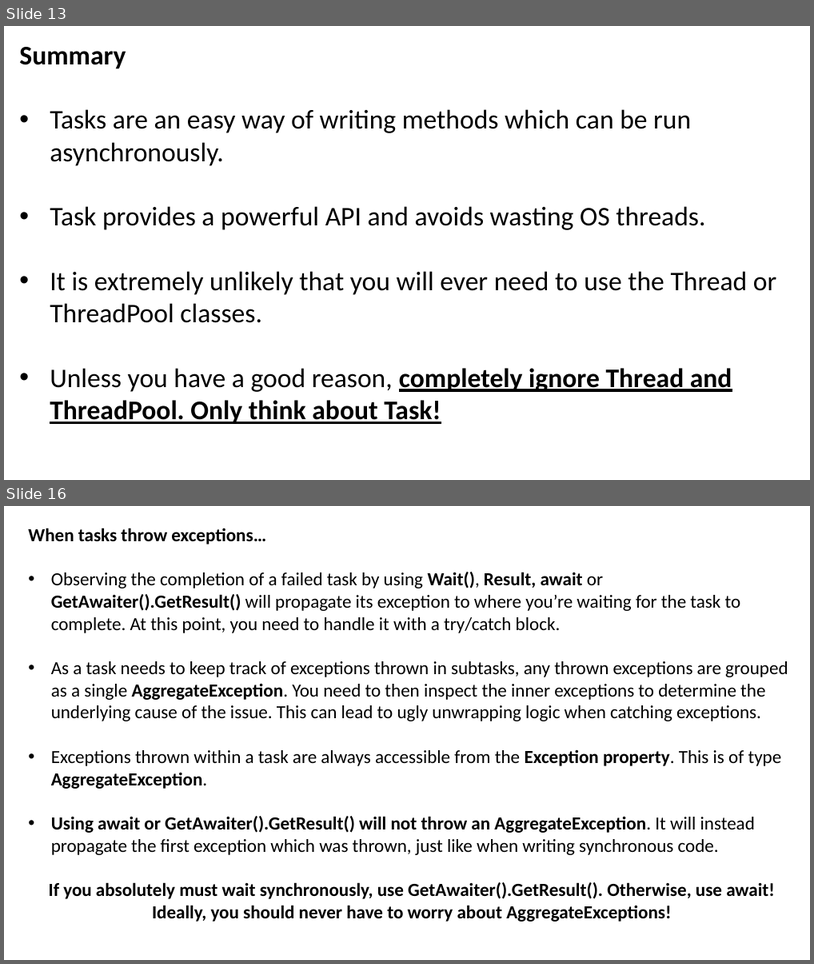
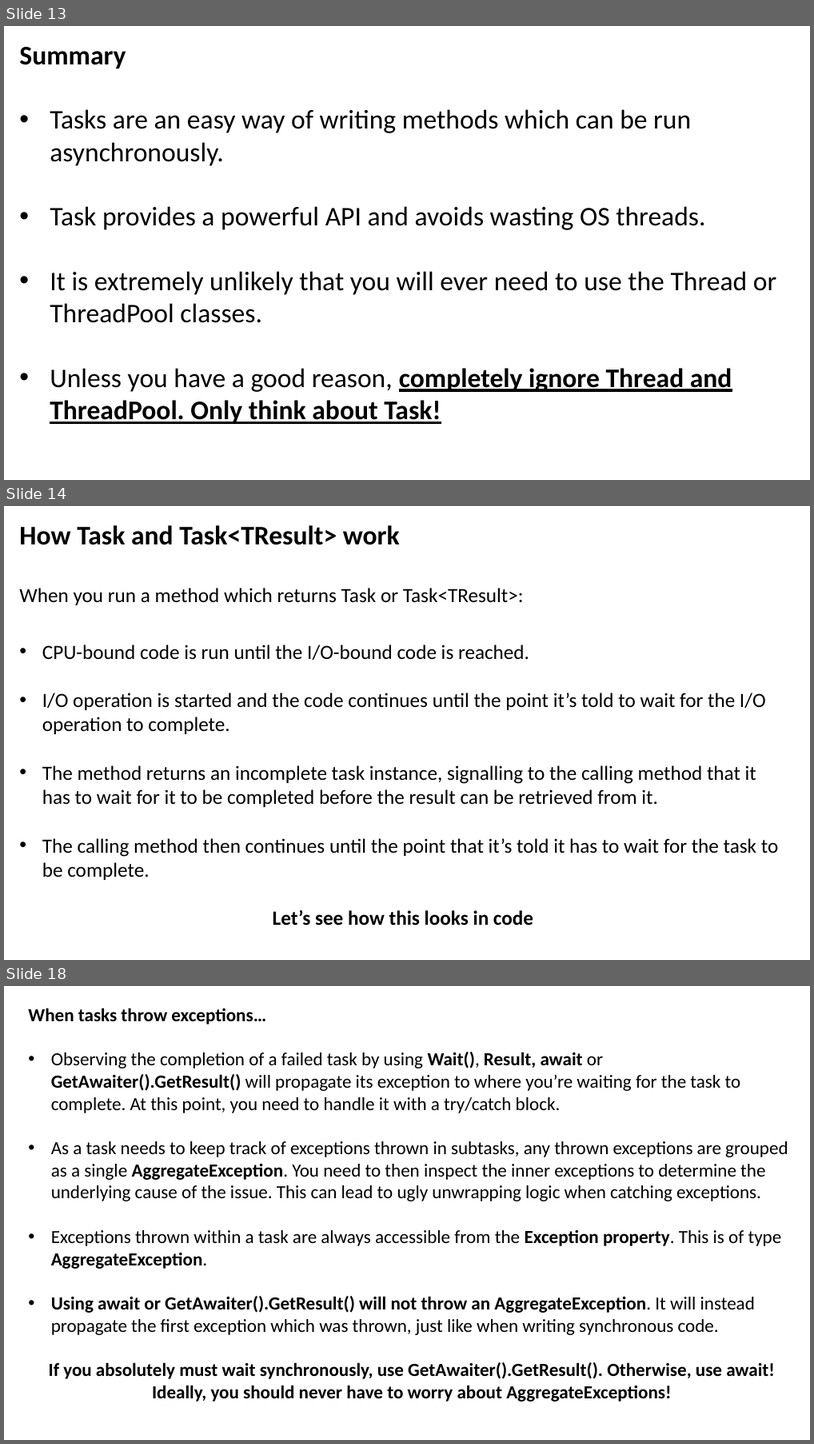
Before and after one commit to JoshKain/AsyncAwaitQuiz, a slide deck: Async and await presentation.pptx. Shown one above the other, each under a label of ours: slides 13 and 16 before the commit, slides 13, 14 and 18 after it; the slides between them are not shown. The pictures are 814x964 and 814x1444 pixels, drawn with LibreOffice and Linux fonts; fonts in the diff are those of the drawing. Boxes give left, top, right and bottom in pixels: in the first picture for what was removed or moved away, otherwise in the second. Text is boxed around its words. In the diff, an @@ line names an element or a change of style, - is before the commit and + after.

```diff
--- a/Async and await presentation.pptx
+++ b/Async and await presentation.pptx
@@ slide 14 added at [4,506,810,960], background #FFFFFF @@
@@ text added at [19,525,778,925], 24 pt, text #000000 @@
+How Task and Task<TResult> work
+When you run a method which returns Task or Task<TResult>:
+• CPU-bound code is run until the I/O-bound code is reached.
+• I/O operation is started and the code continues until the point it’s told to wait for the I/O operation to complete.
+• The method returns an incomplete task instance, signalling to the calling method that it has to wait for it to be completed before the result can be retrieved from it.
+• The calling method then continues until the point that it’s told it has to wait for the task to be complete.
+Let’s see how this looks in code
@@ what was slide 16 is now slide 18 @@
```
Also in this commit, not shown: 5 slides changed, 2 other slides added, 1 slide removed, 1 other file.
